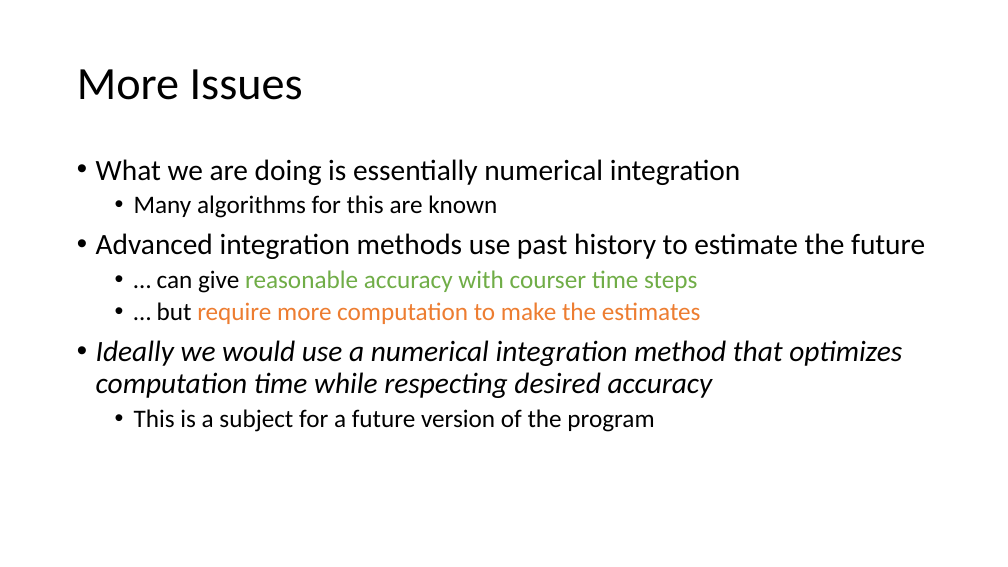
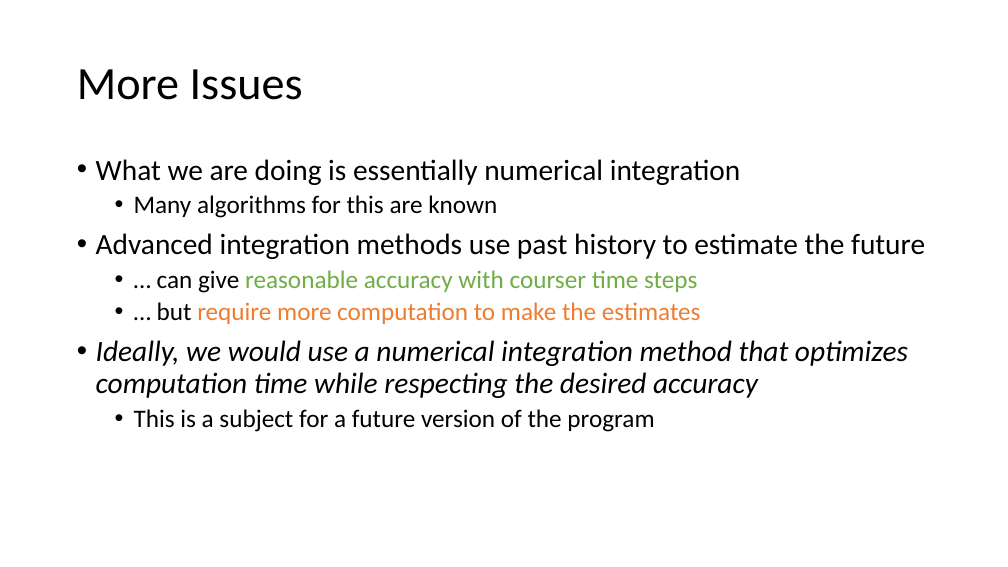
Before and after one commit to pchapin/solarium, a slide deck: slide 7 of doc/Solarium.pptx. Drawn at 1008x567 pixels with LibreOffice and Linux fonts; fonts in the diff are those of the drawing. Boxes give left, top, right and bottom in pixels: in the first picture for what was removed or moved away, otherwise in the second. Text is boxed around its words. In the diff, an @@ line names an element or a change of style, - is before the commit and + after.

```diff
--- a/doc/Solarium.pptx
+++ b/doc/Solarium.pptx
@@ text at [96, 340, 908, 398]: text changed @@
-• Ideally we would use a numerical integration method that optimizes computation time while respecting desired accuracy
+• Ideally, we would use a numerical integration method that optimizes computation time while respecting the desired accuracy
```
Also in this commit, not shown: 4 other slides changed, 1 other file.
